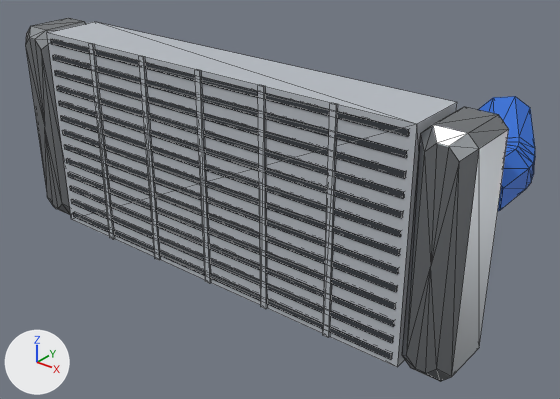
The glTF model assets/parts/intercooler/intercooler_race/ridgeback_4x4.glb: old version first, new version second.
Rendered twice from a 50 mm lens placed at (0.605, -0.59, 0.431), pointed at (0.029, 0.131, -0.016). The lights are fixed; the arrows at lower left show +X, +Y and +Z. The picture after the commit comes second. Mesh edges are drawn as thin lines. Where no turn or scale is listed for an object, it has been applied to the vertices. Vertices at exactly the same position are counted once.

Names of what the first picture shows: 'model'.
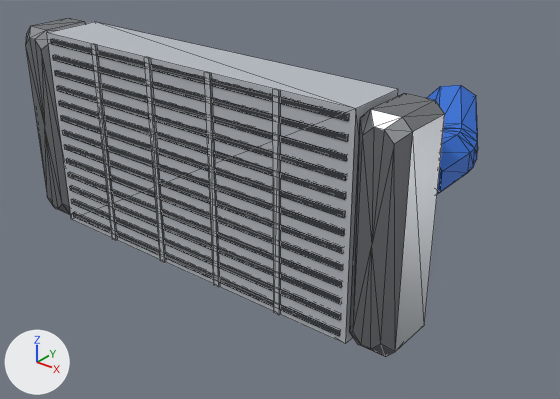
The newer file is also turned or shifted as a whole; pictures and numbers use the older file's frame.

The change, as JSON lines over the scene's bpy script:
```json
{"block": "me_model", "where": "# used by ob_model"}
{"op": "remove", "block": "me_model", "code": "me_model.from_pydata(...)  # 320 vertices, 548 faces; spans x -0.34..0.34, y -0.126..0.126, z -0.14..0.14"}
{"op": "add", "block": "me_model", "code": "me_model.from_pydata(...)  # 312 vertices, 536 faces; spans x -0.34..0.272, y -0.126..0.126, z -0.14..0.14"}
{"block": "me_model", "change": "me_model part 1: the loose piece of 8 vertices spanning x -0.191..-0.183, y -0.124..-0.121, z -0.14..0.14 is moved by (0.005, 0.0, 0.0)"}
{"block": "me_model", "change": "me_model part 2: the loose piece of 8 vertices spanning x -0.097..-0.089, y -0.124..-0.121, z -0.14..0.14 is moved by (0.01, 0.0, 0.0)"}
{"block": "me_model", "change": "me_model part 3: the loose piece of 8 vertices spanning x -0.004..0.004, y -0.124..-0.121, z -0.14..0.14 is moved by (0.015, 0.0, 0.0)"}
{"block": "me_model", "change": "me_model part 4: the loose piece of 8 vertices spanning x 0.089..0.097, y -0.124..-0.121, z -0.14..0.14 is moved by (0.02, 0.0, 0.0)"}
{"block": "me_model", "change": "me_model part 5: the loose piece of 34 vertices spanning x 0.28..0.34, y -0.126..-0.038, z -0.14..0.14 is moved by (-0.068, 0.0, 0.0)"}
{"block": "me_model", "change": "me_model part 6: the loose piece of 50 vertices spanning x 0.243..0.34, y -0.042..0.126, z 0.021..0.109 is moved by (-0.068, 0.0, 0.0)"}
{"block": "me_model", "change": "me_model part 7: the loose piece of 8 vertices spanning x 0.183..0.191, y -0.124..-0.121, z -0.14..0.14 is deleted"}
{"block": "me_model", "change": "me_model part 8"}
{"block": "me_model", "change": "52 vertices in x 0.272..0.28, y -0.123..-0.042, z -0.14..0.14 move by (-0.068, 0.0, 0.0)"}
{"block": "me_model", "change": "4 vertices move from x 0.272, y -0.123..-0.12, z -0.003..0.003 to x 0.204, y -0.123..-0.12, z -0.004..0.004"}
```

Pixel boxes (x1, y1, x2, y2) of what changed, in the pictures (560 x 399 px; the box of a moved part takes in the faces that stretch with it):
```json
{"object": "model", "change": "reshaped", "before": [25, 18, 535, 382], "after": [25, 18, 478, 357], "on screen": "11% narrower, 7% shorter"}
{"part": 1, "of": "me_model", "change": "moved or reshaped", "before": [89, 43, 115, 240], "after": [91, 44, 117, 241]}
{"part": 2, "of": "me_model", "change": "moved or reshaped", "before": [139, 56, 160, 260], "after": [144, 57, 166, 263]}
{"part": 3, "of": "me_model", "change": "moved or reshaped", "before": [195, 69, 211, 284], "after": [204, 72, 220, 287]}
{"part": 4, "of": "me_model", "change": "moved or reshaped", "before": [258, 85, 267, 309], "after": [273, 89, 280, 315]}
{"part": 5, "of": "me_model", "change": "moved or reshaped", "before": [402, 107, 509, 382], "after": [349, 93, 445, 357]}
{"part": 6, "of": "me_model", "change": "moved or reshaped", "before": [478, 96, 535, 211], "after": [427, 85, 478, 194]}
{"part": 7, "of": "me_model", "change": "deleted", "before": [323, 103, 338, 338]}
{"part": 8, "of": "me_model", "change": "moved or reshaped", "before": [57, 29, 457, 367], "after": [57, 29, 398, 344]}
```
